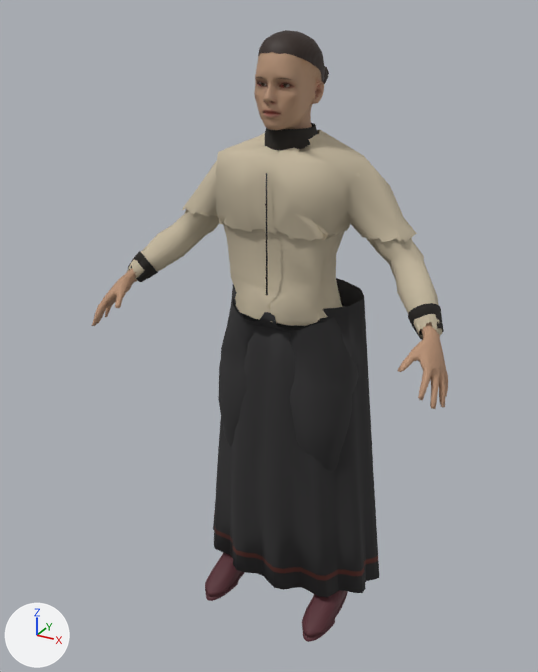
Two versions of the glTF model web/public/models/characters/woman-shawl-lod2.glb, one commit apart.
Camera for both pictures: a 50 mm lens placed at (0.924, -1.837, 1.814), pointed at (-0.052, -0.064, 0.927). The lights are fixed; the arrows at lower left show +X, +Y and +Z. The first picture is the older version.

Names of what the first picture shows: 'Human_footwear_LOD2', 'Human_legwear_LOD2', 'Human_outfit_LOD2', 'Human_skin_LOD2'.
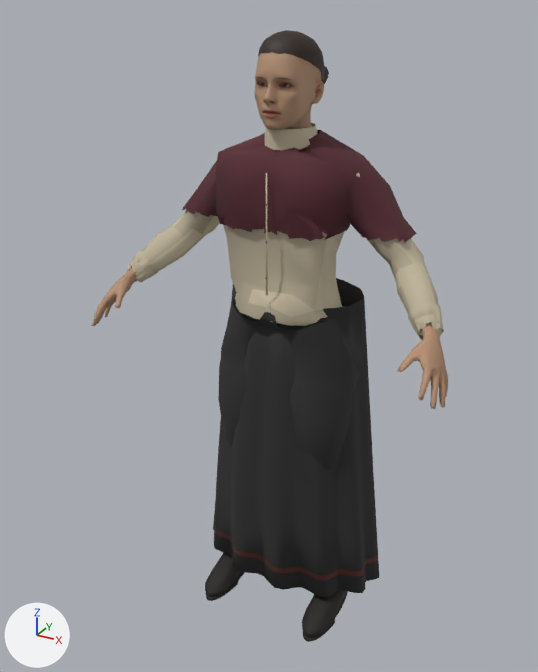
Boxes [x1, y1, x2, y2] around the edits, measured in the pictures (538 x 672 px):
```json
{"object": "Human_outfit_LOD2", "change": "surface changed, recoloured", "before": [127, 123, 444, 340], "after": [127, 123, 444, 340], "on screen": "beige to brown"}
{"object": "Human_footwear_LOD2", "change": "surface changed", "before": [205, 553, 348, 642], "after": [205, 553, 348, 642]}
```

Scene script edits in JSON lines:
```json
{"op": "add", "block": "img_broad_apparel_pigment_001", "code": ["img_broad_apparel_pigment_001 = load_image('Broad_Apparel_Pigment.001', 'textures/0453829285e9d226a4f2.png', 128, 128, 'sRGB')"]}
{"op": "add", "block": "img_broad_boot_wear_roughness", "code": ["img_broad_boot_wear_roughness = load_image('Broad_Boot_Wear_Roughness', 'textures/a40b54336c3f565a38bb.png', 128, 128, 'Non-Color')"]}
{"op": "add", "block": "img_broad_apparel_pigment", "code": ["img_broad_apparel_pigment = load_image('Broad_Apparel_Pigment', 'textures/3de7eb1b4021955c5884.png', 128, 128, 'sRGB')"]}
{"block": "mat_apparel_atlas", "where": "n4 = _N.new('ShaderNodeTexImage'); n4.name = 'Image Texture'"}
{"op": "set", "path": "n4.image", "old": "img_apparel_color", "new": "img_broad_apparel_pigment"}
{"block": "mat_apparel_atlas", "where": "n6 = _N.new('ShaderNodeTexImage'); n6.name = 'Image Texture.001'"}
{"op": "set", "path": "n6.image", "old": "img_apparel_metalrough", "new": "img_broad_boot_wear_roughness"}
{"op": "add", "block": "mat_apparel_atlas_001", "code": ["mat_apparel_atlas_001 = bpy.data.materials.new('Apparel_Atlas.001')", "# uses the picture img_apparel_metalrough_001", "# uses the picture img_apparel_normal", "# uses the picture img_broad_apparel_pigment_001"]}
{"block": "me_tailored_coat", "where": "me_tailored_coat.from_pydata(...)  # 968 vertices, 1523 faces; spans x -0.487..0.486, y -0.186..0.091, z 0.998..1.533"}
{"op": "remove", "block": "me_tailored_coat", "code": "me_tailored_coat.materials.append(mat_apparel_atlas)"}
{"op": "add", "block": "me_tailored_coat", "code": "me_tailored_coat.materials.append(mat_apparel_atlas_001)"}
```
